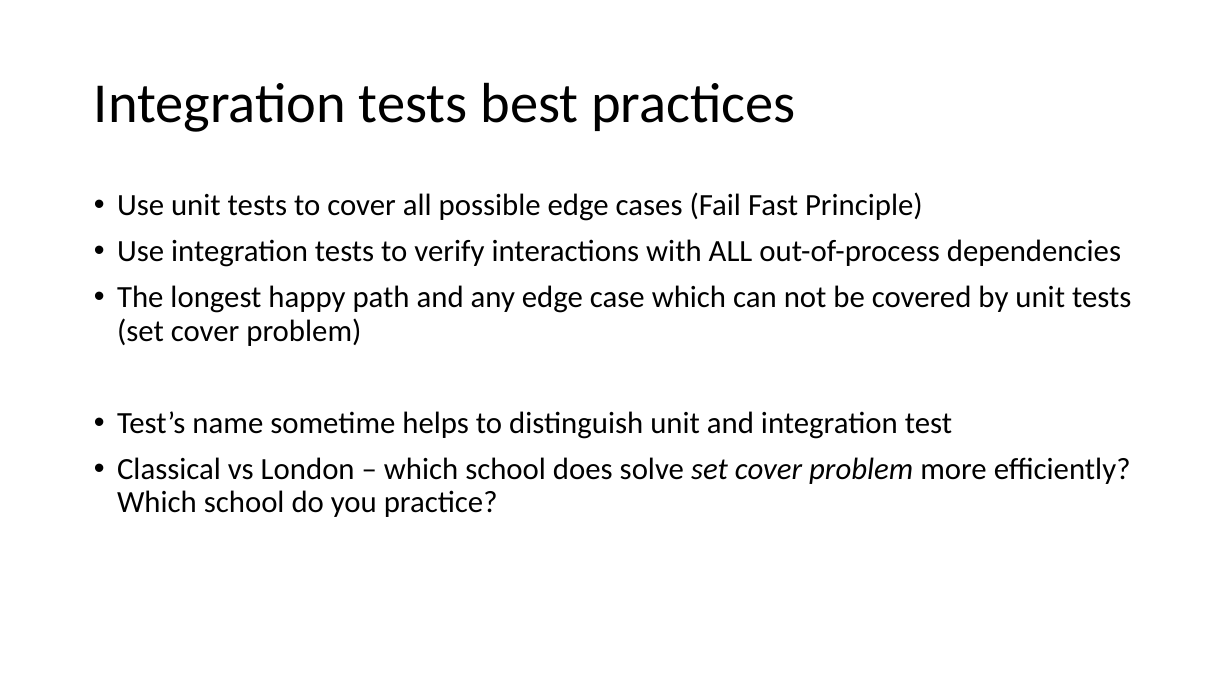
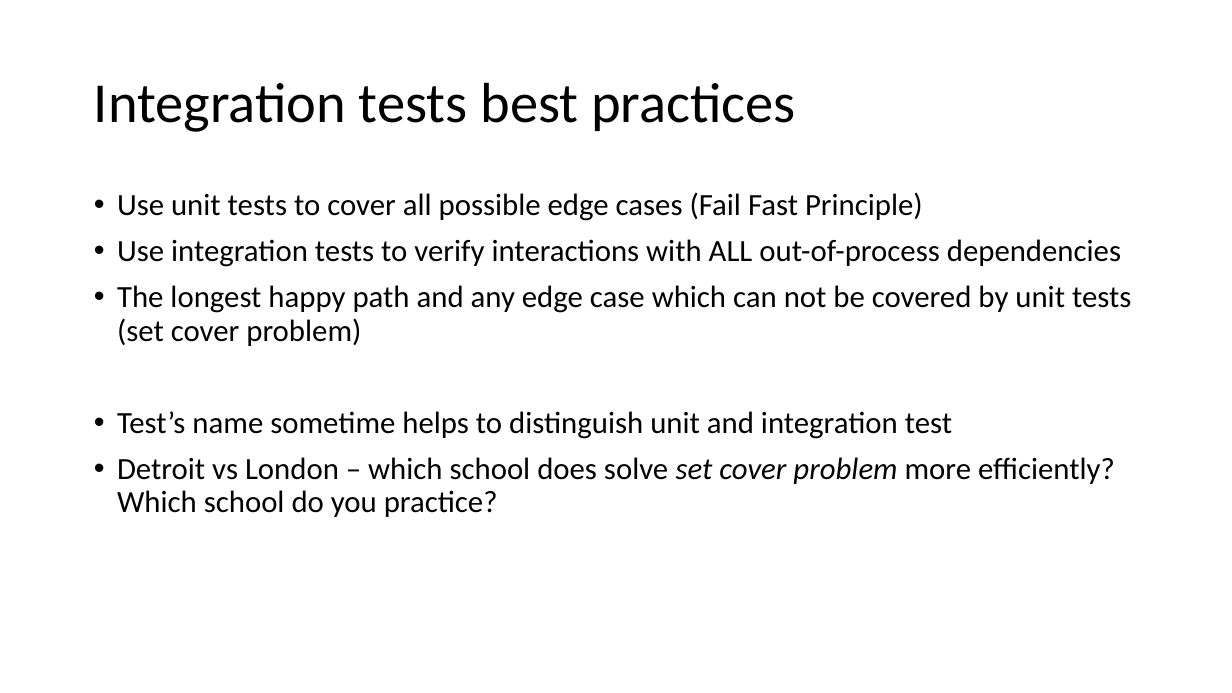
Before and after one commit to magicmanam/slides, a slide deck: slide 61 of automation-testing/unit-testing.pptx. Drawn at 1232x693 pixels with LibreOffice and Linux fonts; fonts in the diff are those of the drawing. Boxes give left, top, right and bottom in pixels: in the first picture for what was removed or moved away, otherwise in the second. Text is boxed around its words. In the diff, an @@ line names an element or a change of style, - is before the commit and + after.

```diff
--- a/automation-testing/unit-testing.pptx
+++ b/automation-testing/unit-testing.pptx
@@ text at [117,457,1115,517]: text changed @@
-• Classical vs London – which school does solve set cover problem more efficiently? Which school do you practice?
+• Detroit vs London – which school does solve set cover problem more efficiently? Which school do you practice?
```
Also in this commit, not shown: 29 other slides changed.
